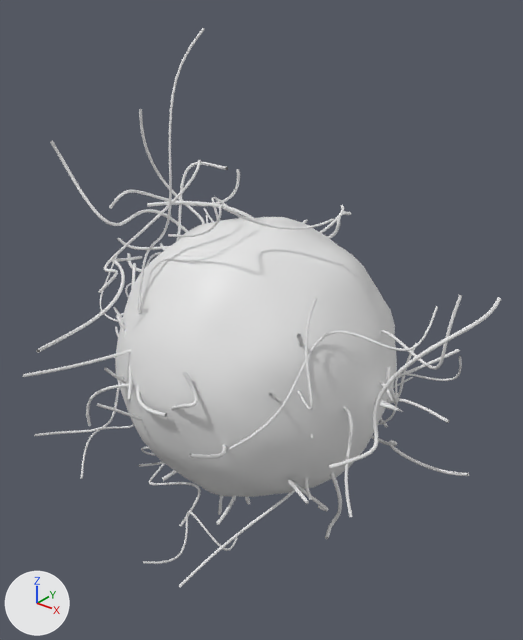
Two versions of the glTF model inner-restore/public/static/models/vessel.glb, one commit apart.
One viewpoint serves both versions: a 50 mm lens placed at (29.3, -36.1, 25.3), pointed at (-1.4, 2.2, 1.6). Lighting does not change. The marker at lower left points along +X, +Y and +Z. The first picture is the older version.

Names of what the first picture shows: 'fibrin', 'foam' and 1 more.
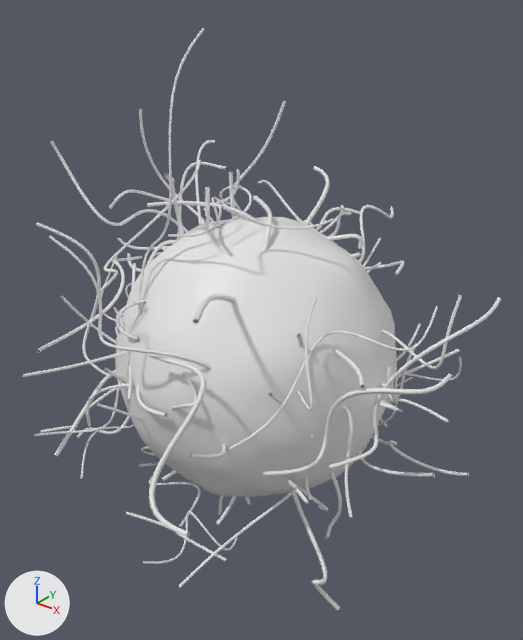
What differs and where, as boxes (x1, y1, x2, y2) in the pictures (523 x 640 px):
```json
{"object": "fibrin_lo", "change": "added", "after": [36, 100, 453, 611]}
```

Scene script edits in JSON lines:
```json
{"op": "add", "block": "me_f_110", "code": ["me_f_110 = bpy.data.meshes.new('f.110')", "me_f_110.from_pydata(...)  # 7680 vertices, 14880 faces; spans x -19.0..15.5, y -16.3..21.2, z -16.4..16.0", "me_f_110.materials.append(mat_cell)  # white #e7e7e7"]}
{"op": "add", "block": "ob_fibrin_lo", "code": ["ob_fibrin_lo = bpy.data.objects.new('fibrin_lo', me_f_110)", "ob_fibrin_lo.location = (0.0, 0.0, 0.0)"]}
```
